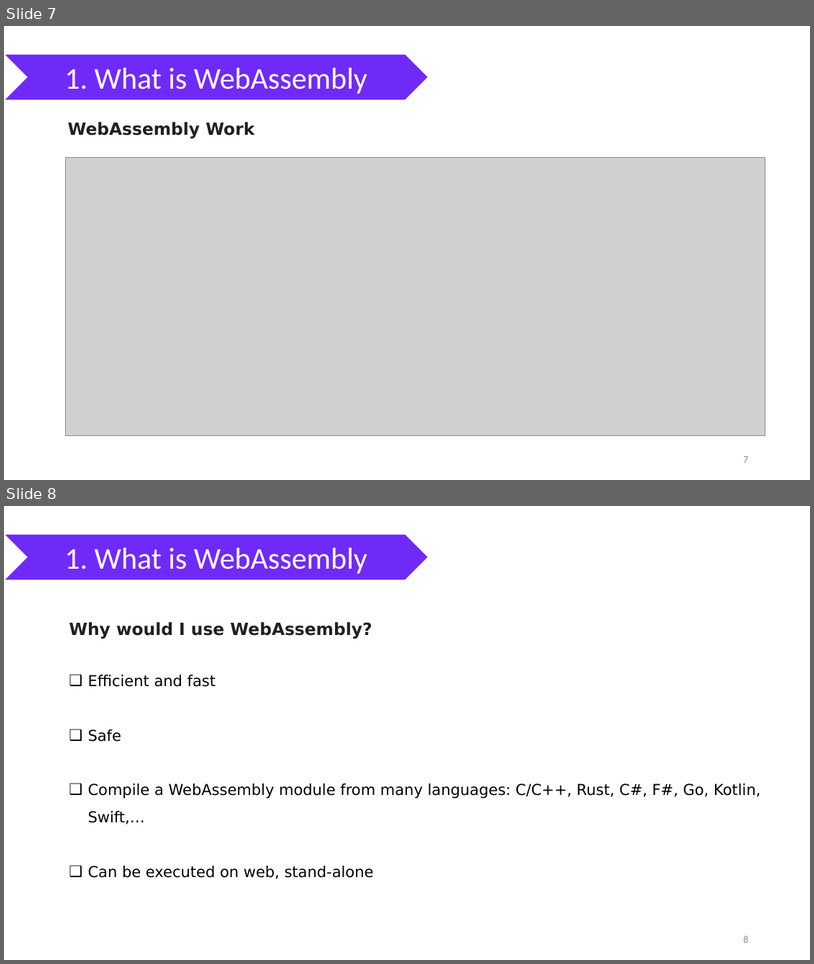
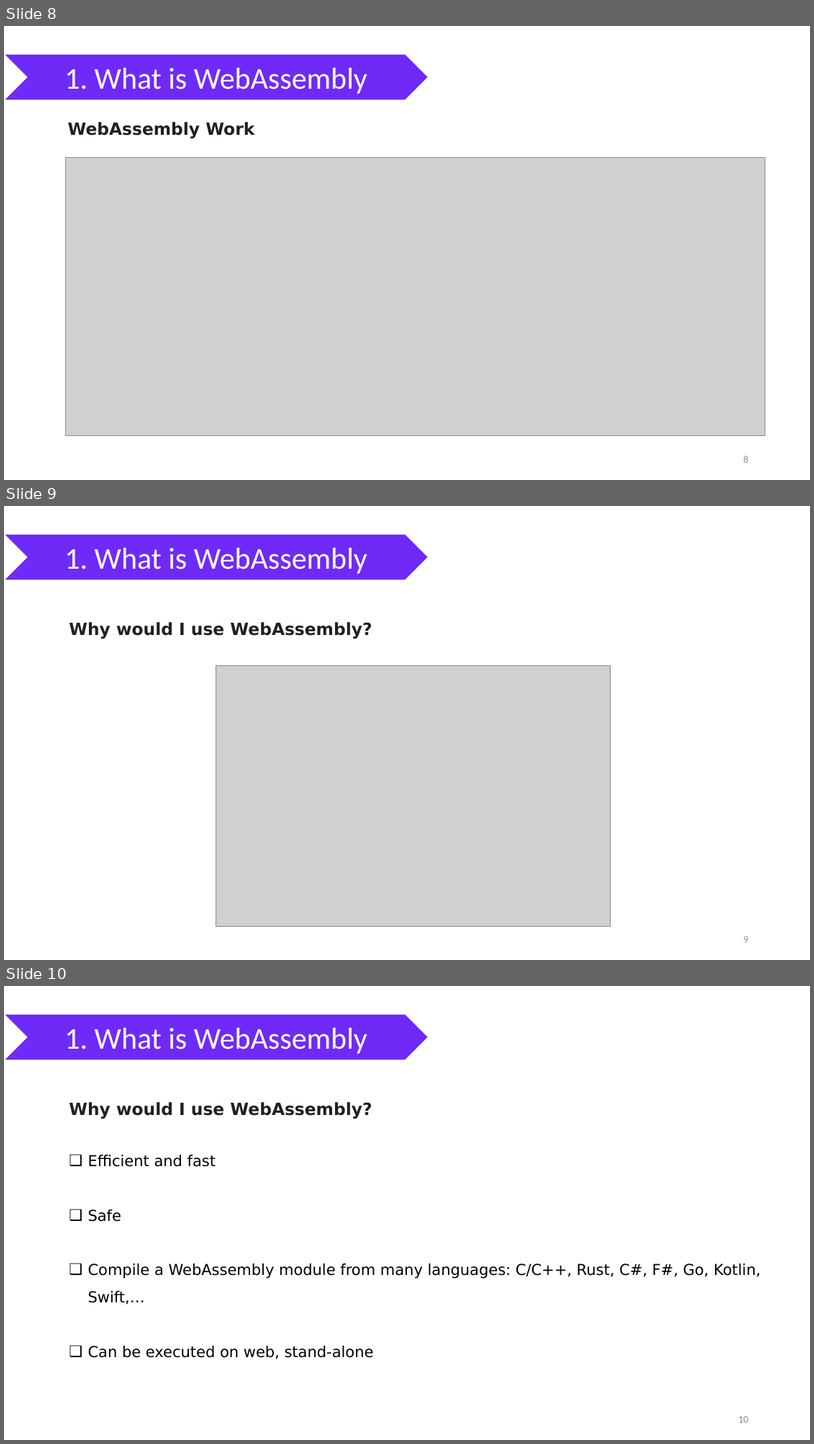
Before and after one commit to nguyenhoanthienit/blazor, a slide deck: Documents/seminar.pptx. Shown one above the other, each under a label of ours: slides 7 and 8 before the commit, slides 8, 9 and 10 after it. The pictures are 814x964 and 814x1444 pixels, drawn with LibreOffice and Linux fonts; fonts in the diff are those of the drawing; grey boxes stand for pictures. Boxes give left, top, right and bottom in pixels: in the first picture for what was removed or moved away, otherwise in the second. Text is boxed around its words. In the diff, an @@ line names an element or a change of style, - is before the commit and + after.

Commit message:
add image for slide

```diff
--- a/Documents/seminar.pptx
+++ b/Documents/seminar.pptx
@@ slide 9 added at (4, 506, 810, 960), background #FFFFFF @@
@@ chevron added at (4, 534, 429, 580), fill #702AF7, outline #FFFFFF 1 pt, 36 pt, text #FFFFFF @@
+1. What is WebAssembly
@@ text added at (69, 622, 372, 638), 20 pt, text #231F20, bold @@
+Why would I use WebAssembly?
@@ picture added at (216, 666, 611, 926) @@
@@ page number added at (743, 936, 748, 942), 12 pt, text #8C8C8C @@
+9
@@ what was slide 7 is now slide 8 @@
@@ page number at (743, 455, 748, 462): text changed @@
-7
+8
@@ what was slide 8 is now slide 10 @@
@@ page number at (738, 1416, 748, 1422): text changed @@
-8
+10
```
Also in this commit, not shown: 4 slides changed, 1 other slide added, 6 other files.
